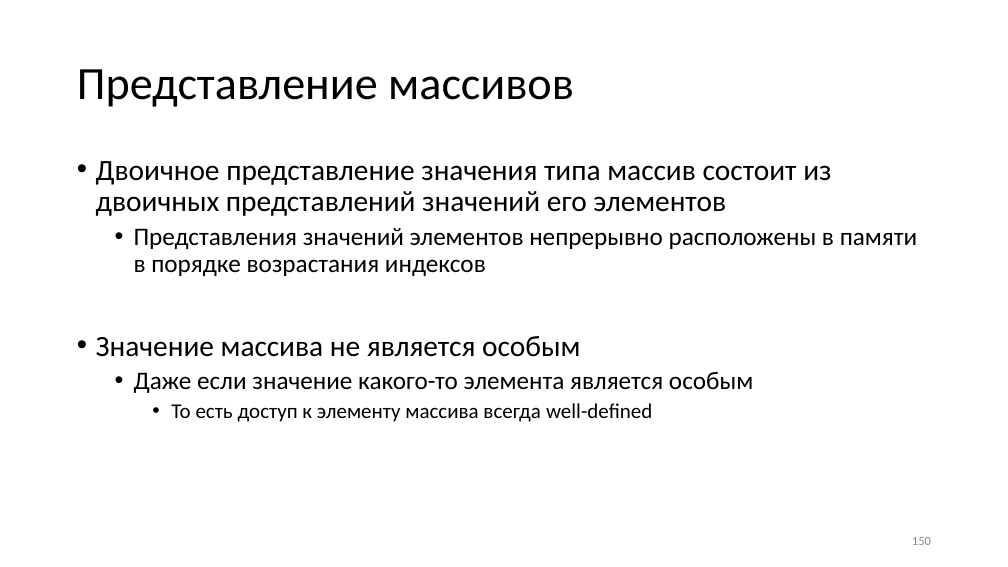
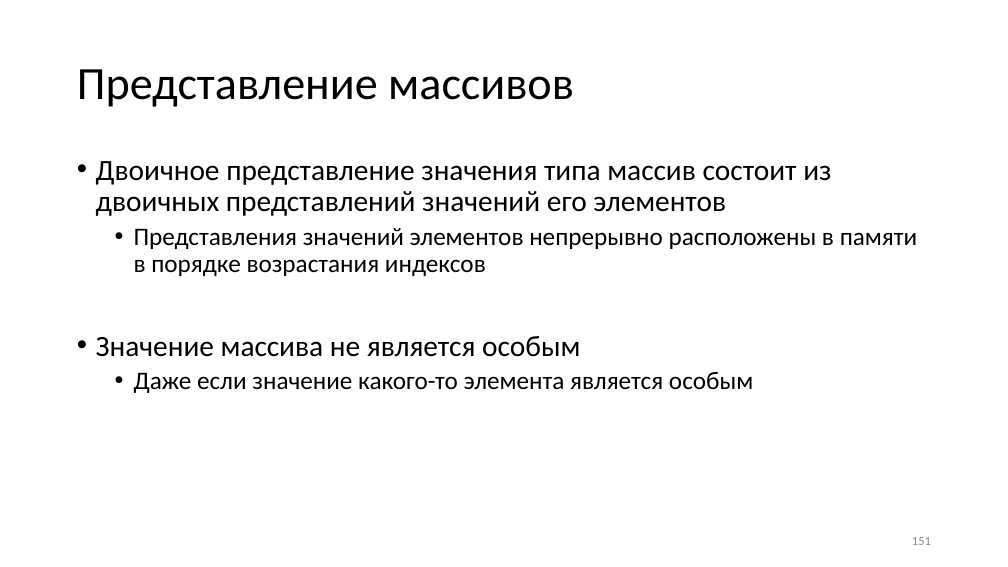
Before and after one commit to Evgueni-Petrov-aka-espetrov/Algorithms-and-Programming-in-C-pptx, a slide deck: slide 151 of 03.5 Типы языка С.pptx (slide 150 before the commit). Drawn at 1008x567 pixels with LibreOffice and Linux fonts; fonts in the diff are those of the drawing. Boxes give left, top, right and bottom in pixels: in the first picture for what was removed or moved away, otherwise in the second. Text is boxed around its words. In the diff, an @@ line names an element or a change of style, - is before the commit and + after.

```diff
--- a/03.5 Типы языка С.pptx
+++ b/03.5 Типы языка С.pptx
@@ text at (171,403,652,422): paragraph removed @@
-    • То есть доступ к элементу массива всегда well-defined
@@ page number at (912,537,931,545): text changed @@
-150
+151
```
Also in this commit, not shown: 11 other slides changed, 1 slide added.
